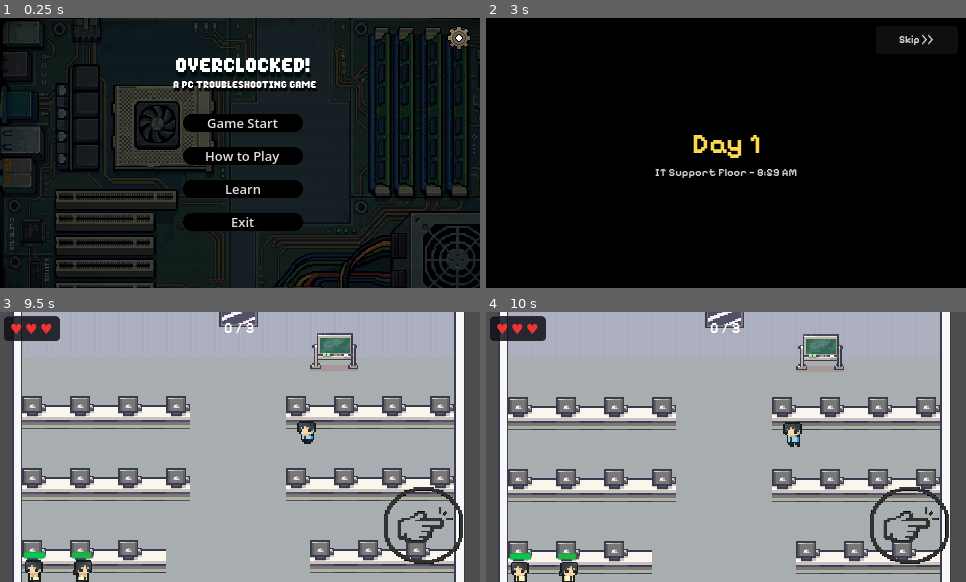
Above: before the commit, frames 1-4 (two rows, left to right).
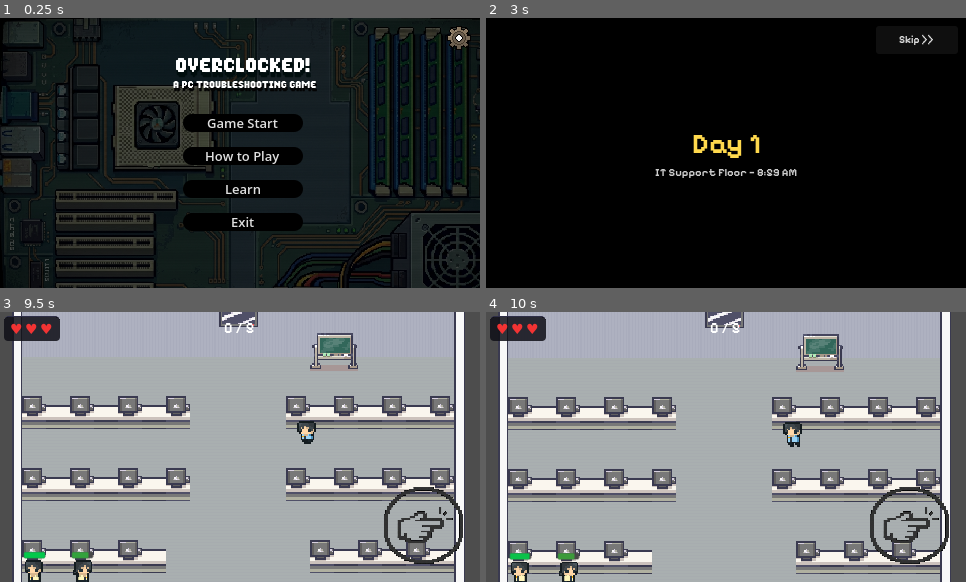
Above: after the commit, the same moments.

Repository: Raikosuu/Full-Tech-Panic_Public
Game: Godot game, scene res://scenes/main_menu.tscn
Two runs of this game, one before a commit and one after it. Both use one fixed random seed, a clock stepped at 60 frames per second and the inputs below.
Inputs (mouse positions are in pixels of both pictures, inside the frame that each line leads up to):
- Up to frame 1 (0.25 s): no input
- Up to frame 2 (3 s): click "Game Start" at 0.5 s; click "Skip >>" at 1.25 s; click "Skip >>" at 2 s; tap Enter at 2.75 s; move the mouse to (831, 139) at 2.77 s; hold D (move_right) from 2.78 s (still down); hold E (interact) from 2.78 s (still down); click (831, 139) at 2.92 s
- Up to frame 3 (9.5 s): tap Space at 3.02, 6.02, 8, 9.02 s; release D (move_right) at 3.5 s; release E (interact) at 3.5 s; drag from (144, 460) to (33, 411) at 3.52 s; move the mouse to (288, 387) at 4.27 s; hold D (move_right) 4.28-5 s; tap Z at 4.35, 8.85 s; drag from (216, 501) to (81, 411) at 5.02 s; move the mouse to (384, 487) at 5.77 s; hold A (move_left) 5.78-6.5 s; tap Enter at 5.85 s; drag from (96, 406) to (393, 411) at 6.52 s; move the mouse to (264, 447) at 7.27 s; hold S (move_down) 7.28-8 s; hold E (interact) 7.28-8 s; click (264, 447) at 7.42 s; drag from (168, 379) to (345, 409) at 8.02 s; move the mouse to (345, 433) at 8.77 s; hold W (move_up) from 8.78 s (still down)
- Up to frame 4 (10 s): release W (move_up) at 9.5 s; drag from (630, 460) to (927, 441) at 9.52 s

Frames 1-2 are identical in both runs. In frame 3, less than 0.1% of the frame differs, in the area x 15-53%, y 5-92%; in frame 4, less than 0.1%, in the area x 8-53%, y 5-92%.

Commit message:
adjusted values for game

Diff:
--- a/scenes/npc_1.tscn
+++ b/scenes/npc_1.tscn
@@ -169,6 +169,7 @@
 motion_mode = 1
 wall_min_slide_angle = 0.0
 script = ExtResource("1_ttshn")
+patience_while_seated = 15.0
 
 [node name="AnimatedSprite2D" type="AnimatedSprite2D" parent="." unique_id=1986938942]
 position = Vector2(0, -10)
--- a/scenes/npc_2.tscn
+++ b/scenes/npc_2.tscn
@@ -169,6 +169,7 @@
 motion_mode = 1
 wall_min_slide_angle = 0.0
 script = ExtResource("1_23bb0")
+patience_while_seated = 15.0
 
 [node name="AnimatedSprite2D" type="AnimatedSprite2D" parent="." unique_id=1538456434]
 position = Vector2(0, -10)
--- a/scripts/game_state.gd
+++ b/scripts/game_state.gd
@@ -11,7 +11,7 @@
 	{
 		"day_number":         1,
 		"day_label":          "Day 1",
-		"npcs_to_win":        3,
+		"npcs_to_win":        5,
 		"npc_spawn_min_wait": 2.5,
 		"npc_spawn_max_wait": 3.0,
 		"npc_max_spawn":      22,
@@ -25,7 +25,7 @@
 	{
 		"day_number":         2,
 		"day_label":          "Day 2",
-		"npcs_to_win":        3,
+		"npcs_to_win":        5,
 		"npc_spawn_min_wait": 2.0,
 		"npc_spawn_max_wait": 2.5,
 		"npc_max_spawn":      22,
@@ -39,7 +39,7 @@
 	{
 		"day_number":         3,
 		"day_label":          "Day 3",
-		"npcs_to_win":        3,
+		"npcs_to_win":        10,
 		"npc_spawn_min_wait": 1.5,
 		"npc_spawn_max_wait": 2.0,
 		"npc_max_spawn":      22,
